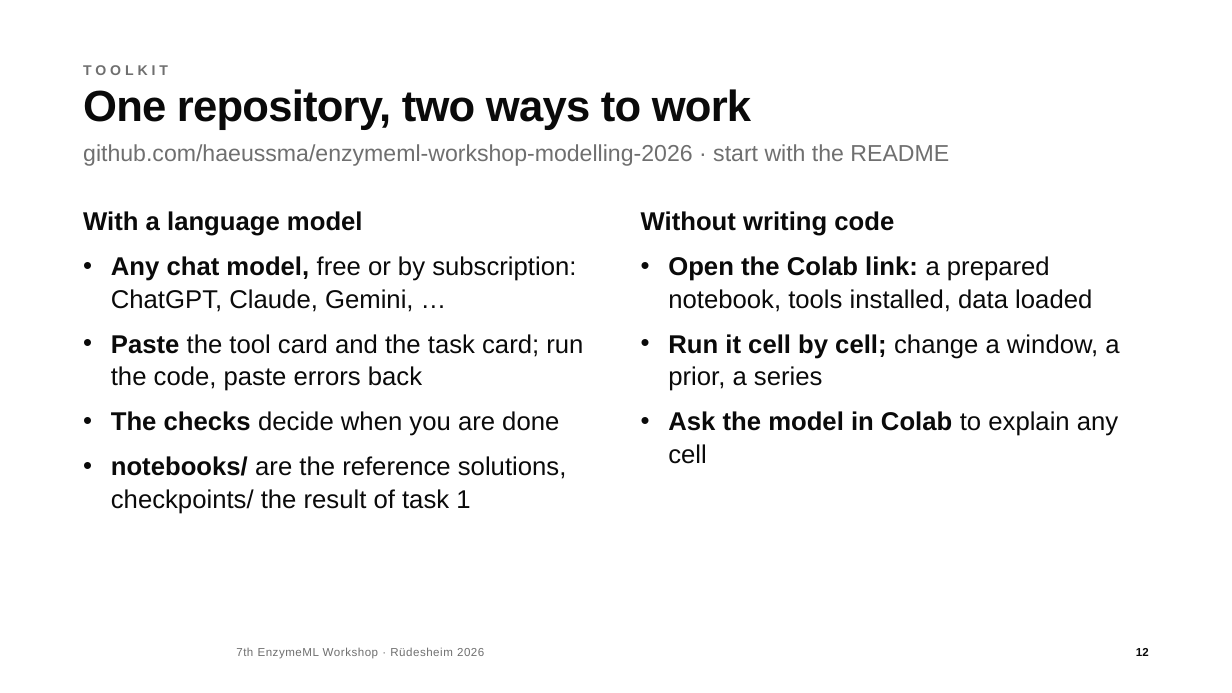
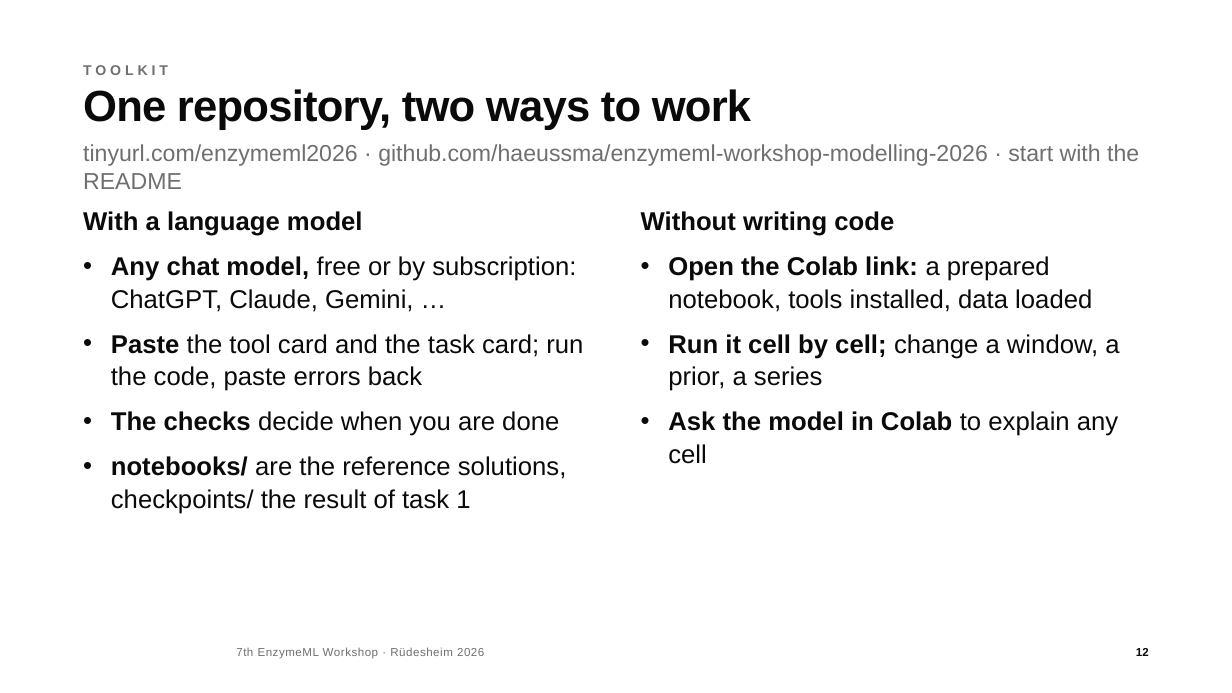
Before and after one commit to haeussma/enzymeml-workshop-modelling-2026, a slide deck: slide 12 of slides/workshop.pptx. Drawn at 1232x693 pixels with LibreOffice and Linux fonts; fonts in the diff are those of the drawing; background and template pictures are left out. Boxes give left, top, right and bottom in pixels: in the first picture for what was removed or moved away, otherwise in the second. Text is boxed around its words. In the diff, an @@ line names an element or a change of style, - is before the commit and + after.

```diff
--- a/slides/workshop.pptx
+++ b/slides/workshop.pptx
@@ text at (83,144,1139,189): text changed @@
-github.com/haeussma/enzymeml-workshop-modelling-2026 · start with the README
+tinyurl.com/enzymeml2026 · github.com/haeussma/enzymeml-workshop-modelling-2026 · start with the README
```
Also in this commit, not shown: 1 other slide changed, 4 other files.
